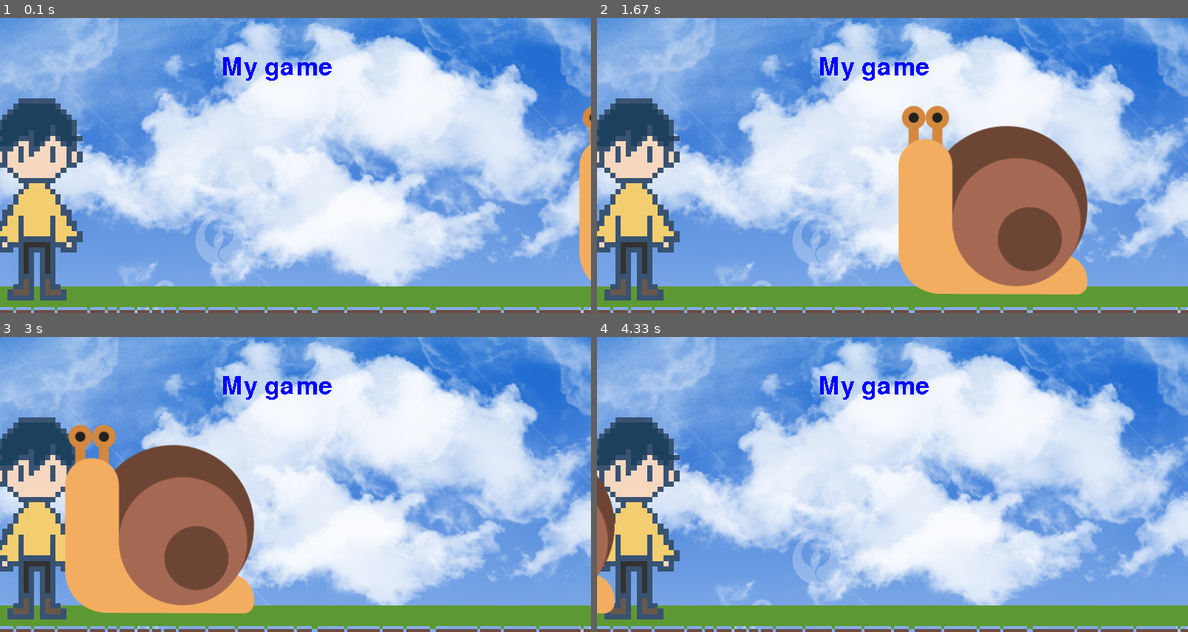
Above: before the commit, frames 1-4 (two rows, left to right).
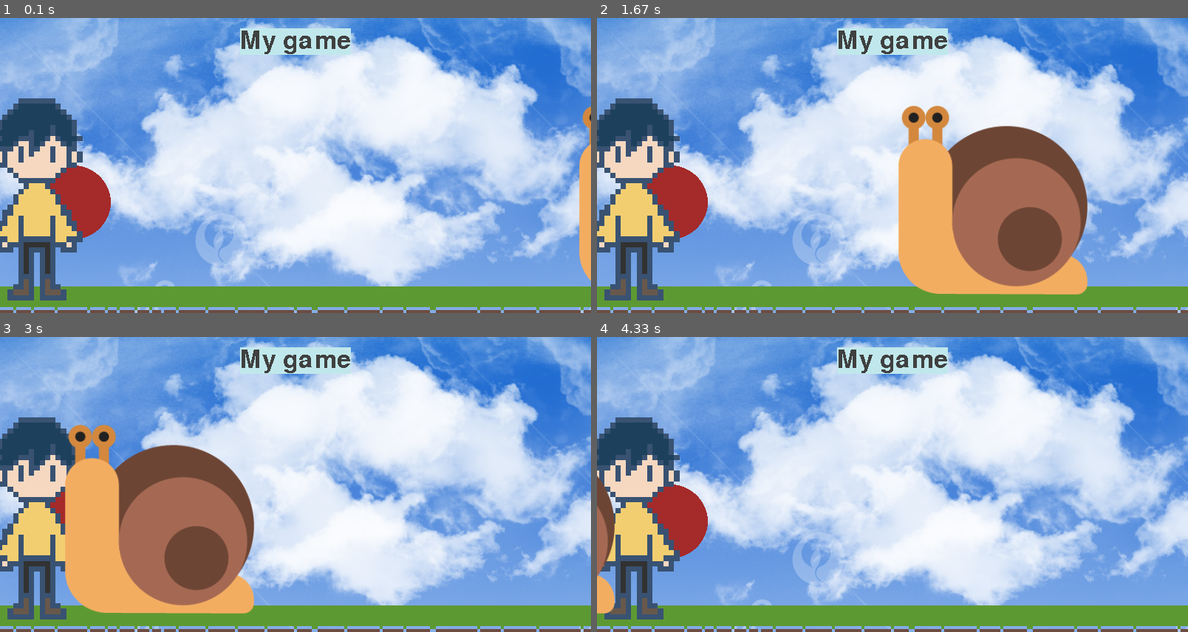
Above: after the commit, the same moments.

Repository: AJHS-Kelley/8b-ajhs-game-programming-23-24-MajinMusic
Game: pygame game, started from gameProgramming/08_ultimatePygame/ultimatePygame.py
Same seed, same stepped clock (60 frames per second), same inputs: the game is played once before the commit and once after it.
Inputs:
- Up to frame 1 (0.1 s): no input
- Up to frame 2 (1.67 s): no input
- Up to frame 3 (3 s): no input
- Up to frame 4 (4.33 s): no input

The runs differ from the first frame. In frame 1, 3.1% of the frame differs, in the area x 8-60%, y 3-75%; in frame 2, 3.1%; in frame 3, 1.8%; in frame 4, 3.1%.

Commit message:
ultimatePygame.py v0.7
Adjusted code for comments, changed colors for text with RGB, and used pygame.draw function.

Diff:
--- a/gameProgramming/08_ultimatePygame/ultimatePygame.py
+++ b/gameProgramming/08_ultimatePygame/ultimatePygame.py
@@ -1,8 +1,6 @@
-# The Ultimate Pygame by Jacob Desha v0.6
+# The Ultimate Pygame by Jacob Desha v0.7
 import pygame
 from sys import exit
-
-# You have a critical problem with your code that must be fixed, otherwise you are almost finished.
 
 pygame.init()
 screen = pygame.display.set_mode((800, 400))
@@ -11,19 +9,17 @@
 test_font = pygame.font.Font(None, 50) #(Font type, font size)
 # mouse_pos = pygame.mouse.get_pos()
 
-# JACOB Nooooooooooooooooooooooooooooooooooooooooooooooooooooooooooooooo!
-# NEVER, EVER, EVER link to files like this.
-# It always has to be a reference to the relative folder, not the specific folder.
-# i.e.  pygame.image.load('img/myImages/myImage.png')
-sky_surface = pygame.image.load("C:\8b-ajhs-game-programming-23-24-MajinMusic\img\sky1.png").convert()
-ground_surface = pygame.image.load("C:\8b-ajhs-game-programming-23-24-MajinMusic\img\ground.png").convert()
-text_surface = test_font.render('My game', False, 'Blue') #(text, AA, color)
 
-snail_surface = pygame.image.load("C:\8b-ajhs-game-programming-23-24-MajinMusic\img\snail1.png").convert_alpha()
-snail_rect = snail_surface.get_rect(bottomright = (0, 375))
+sky_surf = pygame.image.load("img\sky1.png").convert()
+ground_surf = pygame.image.load("img\ground.png").convert()
 
-player_surface = pygame.image.load("C:\8b-ajhs-game-programming-23-24-MajinMusic\img\player.png").convert_alpha()
-player_rect = player_surface.get_rect(midbottom = (50, 390))
+score_surf = test_font.render('My game', False, (64, 64, 64)) #(te)xt, AA, color)
+score_rect = score_surf.get_rect(midbottom = (400, 50))
+snail_surf = pygame.image.load("img\snail1.png").convert_alpha()
+snail_rect = snail_surf.get_rect(bottomright = (0, 375))
+
+player_surf = pygame.image.load("img\player.png").convert_alpha()
+player_rect = player_surf.get_rect(midbottom = (50, 390))
 while True:
     mouse_pos = pygame.mouse.get_pos()
     for event in pygame.event.get():
@@ -32,13 +28,19 @@
             exit()
         # if event.type == pygame.MOUSEMOTION:
         #     if player_rect.collidepoint(event.pos): print('collision')
+# (300, 50)
+    # Draw all our elements
+    screen.blit(sky_surf,(0,0))
+    screen.blit(ground_surf, (-250, 0))
+    pygame.draw.rect(screen, '#c0e8ec', score_rect,)
+    pygame.draw.rect(screen, '#c0e8ec', score_rect, 20)
+    pygame.draw.ellipse(screen, 'Brown', pygame.Rect(50, 200, 100, 100))
+    # pygame.draw.line(screen, 'Gold', (0,0), (800, 400), 10)
+    screen.blit(score_surf, score_rect)
+    screen.blit(player_surf, player_rect)
+    screen.blit(snail_surf, snail_rect)
 
-    # Draw all our elements
-    screen.blit(sky_surface,(0,0))
-    screen.blit(ground_surface, (-250, 0))
-    screen.blit(text_surface, (300, 50))
-    screen.blit(player_surface, player_rect)
-    screen.blit(snail_surface, snail_rect)
+
 
     snail_rect.x -= 4
     if snail_rect.right <= 0: snail_rect.left = 800
